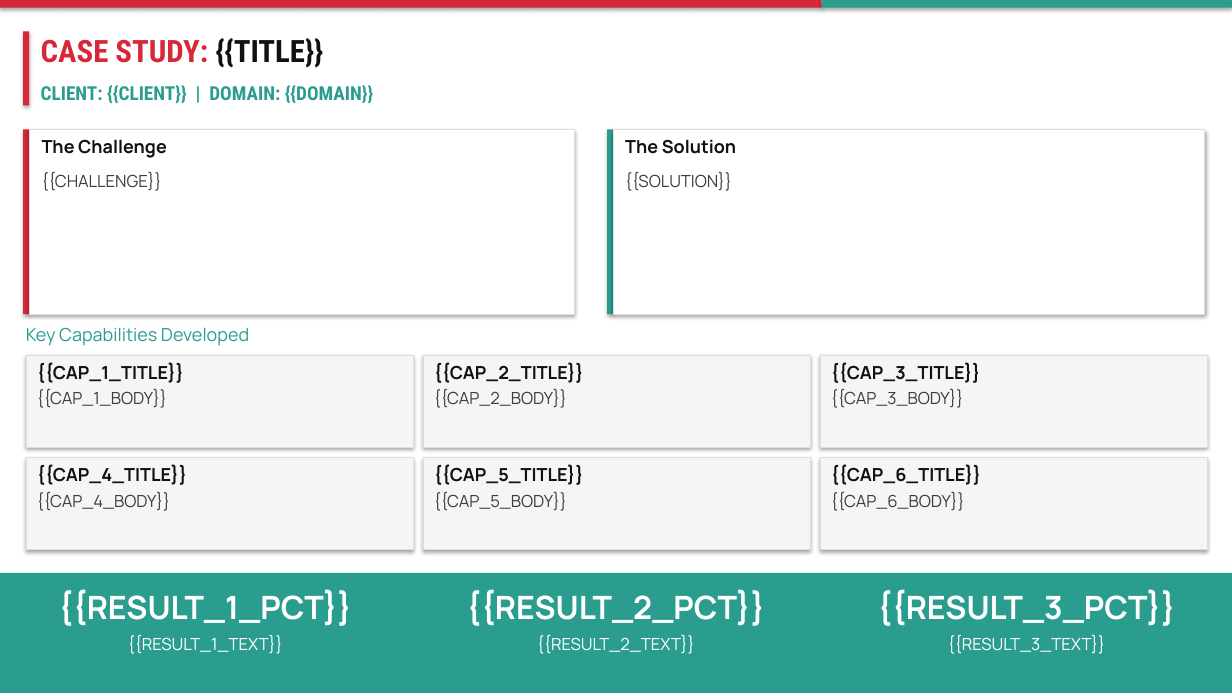
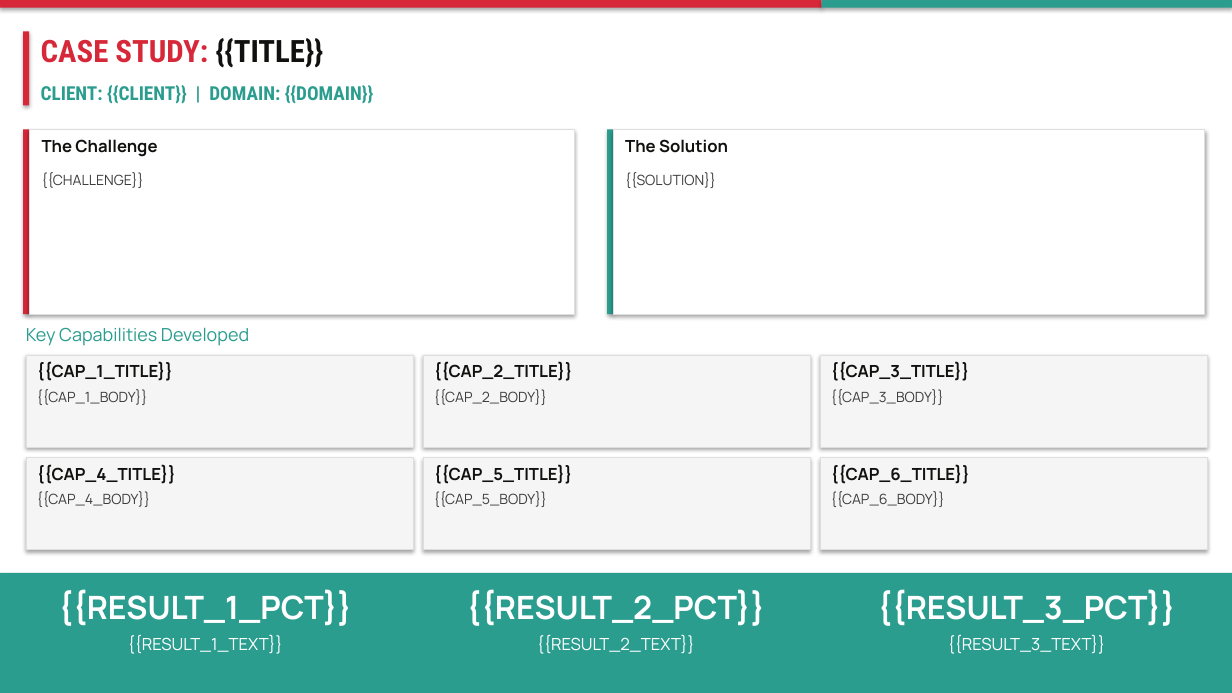
Before and after one commit to athu07/Deck-Engine, a slide deck: slide 1 of data/templates/case_study_v2.pptx. Drawn at 1232x693 pixels with LibreOffice and Linux fonts; fonts in the diff are those of the drawing. Boxes give left, top, right and bottom in pixels: in the first picture for what was removed or moved away, otherwise in the second. Text is boxed around its words. In the diff, an @@ line names an element or a change of style, - is before the commit and + after.

```diff
--- a/data/templates/case_study_v2.pptx
+++ b/data/templates/case_study_v2.pptx
@@ size 14 to 13 pt in 8 elements at bbox=[42, 139, 157, 157], bbox=[625, 139, 728, 153], bbox=[37, 362, 173, 381], bbox=[434, 362, 573, 381], bbox=[831, 362, 970, 381], bbox=[37, 465, 176, 484], bbox=[434, 465, 573, 484], bbox=[831, 465, 970, 484] @@
@@ size 13 to 11 pt in 8 elements at bbox=[42, 172, 144, 188], bbox=[625, 172, 716, 188], bbox=[37, 389, 148, 405], bbox=[434, 389, 547, 405], bbox=[831, 389, 944, 405], bbox=[37, 491, 150, 507], bbox=[434, 491, 547, 507], bbox=[831, 491, 945, 507] @@
```
Also in this commit, not shown: 25 other files.
